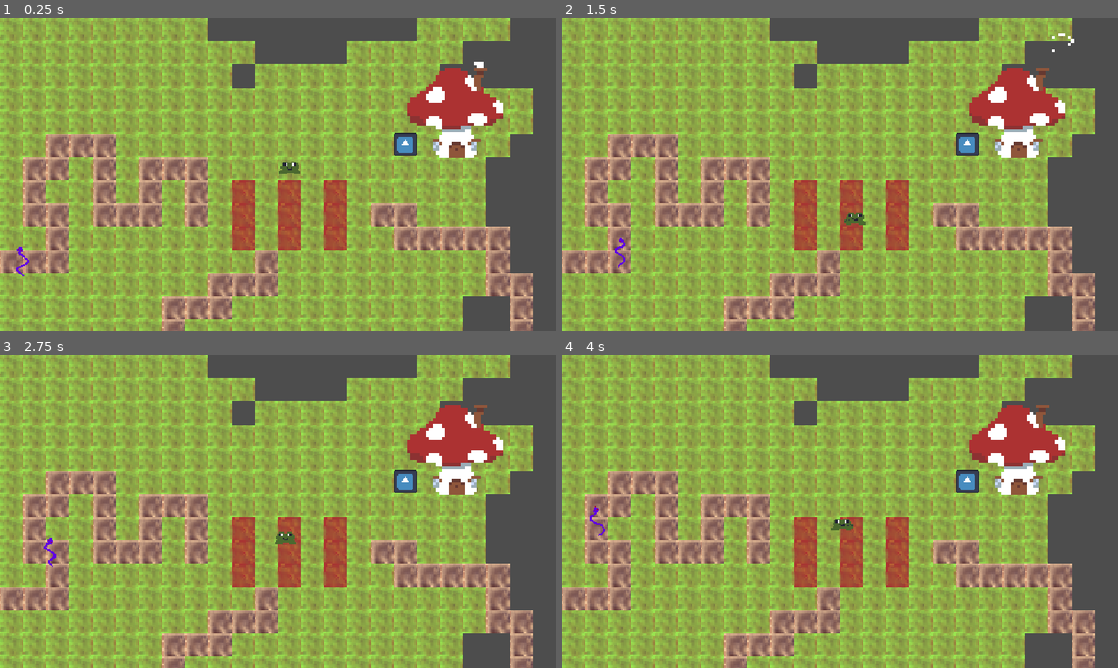
Above: before the commit, frames 1-4 (two rows, left to right).
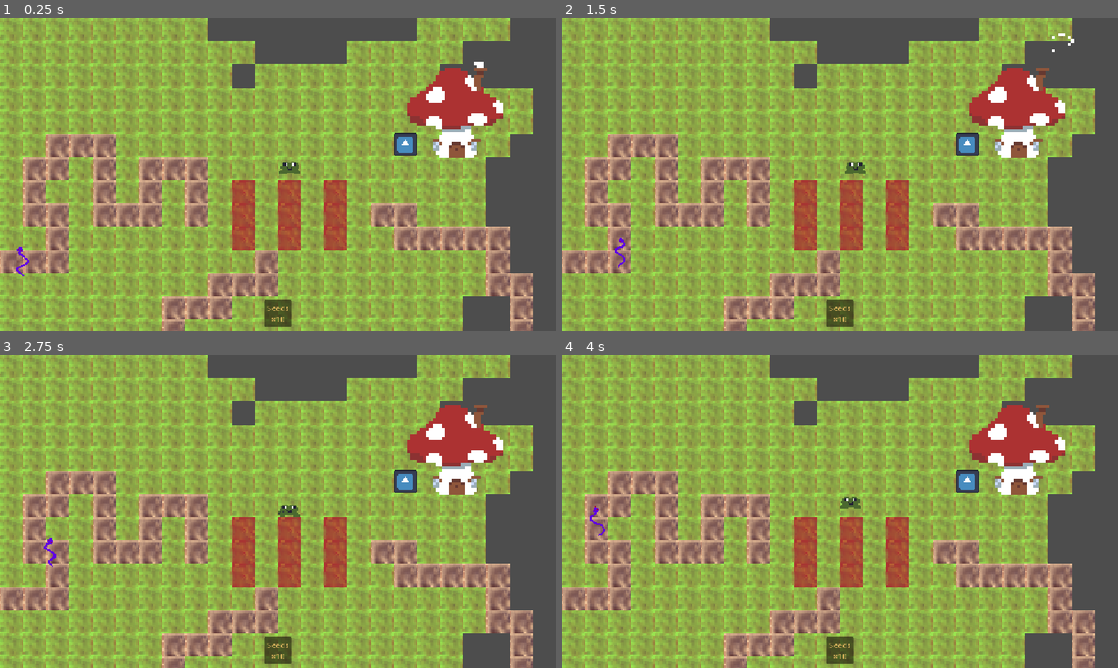
Above: after the commit, the same moments.

Repository: KennySchank/tomato-jam-26
Game: Godot game, scene res://scenes/main.tscn
The game is run twice, just before and just after one commit, with the same random seed, the same clock (stepped at 60 frames per second) and the same inputs. The engine's default icon, where the game draws it, is replaced by a stand-in: a white triangle on a blue panel in a dark square.
Inputs (mouse positions are in pixels of both pictures, inside the frame that each line leads up to):
- Up to frame 1 (0.25 s): no input
- Up to frame 2 (1.5 s): click (840, 312) at 0.5 s, where only the run after the commit has a clickable "Seeds ×10"; tap Enter (ui_accept) at 1.25 s; move the mouse to (962, 158) at 1.27 s; hold Right (ui_right) from 1.28 s (still down); tap 1 at 1.35 s; click (962, 158) at 1.42 s
- Up to frame 3 (2.75 s): tap Enter (ui_accept) at 1.52, 1.82 s; release Right (ui_right) at 2 s; drag from (166, 527) to (405, 480) at 2.02 s
- Up to frame 4 (4 s): move the mouse to (895, 442) at 2.77 s; hold Right (ui_right) 2.78-3.5 s; tap 1 at 2.85 s; click (895, 442) at 2.92 s; drag from (812, 574) to (673, 464) at 3.52 s

The runs differ from the first frame. In frame 1, 0.4% of the frame differs, in the area x 47-53%, y 90-99%; in frame 2, 0.7%, in the area x 47-55%, y 46-99%; in frame 3, 0.7%; in frame 4, 0.7%.

Commit message:
Add inventory UI and slot management features

Diff:
--- /dev/null
+++ b/inventory_slot.gd
@@ -0,0 +1,30 @@
+extends Button
+
+var inventory_name := ""
+var slot_index := -1
+var item: Dictionary = {}
+var drop_handler: Callable
+
+func setup(source_inventory: String, source_index: int, slot_item: Dictionary, handler: Callable) -> void:
+	inventory_name = source_inventory
+	slot_index = source_index
+	item = slot_item
+	drop_handler = handler
+
+func _get_drag_data(_at_position: Vector2) -> Variant:
+	if item.is_empty():
+		return null
+
+	var preview := Button.new()
+	preview.custom_minimum_size = custom_minimum_size
+	preview.text = text
+	preview.mouse_filter = Control.MOUSE_FILTER_IGNORE
+	set_drag_preview(preview)
+	return {"inventory_name": inventory_name, "index": slot_index}
+
+func _can_drop_data(_at_position: Vector2, data: Variant) -> bool:
+	return data is Dictionary and data.has("inventory_name") and data.has("index")
+
+func _drop_data(_at_position: Vector2, data: Variant) -> void:
+	if drop_handler.is_valid():
+		drop_handler.call(data["inventory_name"], int(data["index"]), inventory_name, slot_index)
--- a/inventory_ui.gd
+++ b/inventory_ui.gd
@@ -1,76 +1,30 @@
 extends CanvasLayer
 
+const INVENTORY_SLOT_SCENE := preload("res://inventory_slot.gd")
 const SLOT_SIZE := Vector2(56, 56)
 const SLOT_COLOR := Color("263247")
 const SELECTED_COLOR := Color("f3c969")
+const TOOLBAR_SLOT_COUNT := 8
 
-var chest_window: PanelContainer
-var frog_slots: HBoxContainer
-var toolbar_slots: HBoxContainer
-var chest_slots: GridContainer
 var selected_source := ""
 var selected_index := -1
+var selected_frog_slot := 0
 
 @onready var chest: Area2D = get_parent().get_node("Chest")
 @onready var player: Node2D = get_parent().get_node("Player")
 @onready var game_state: Node = get_node("/root/GameState")
+@onready var toolbar_slots: HBoxContainer = $InventoryToolbar/Scroll/Center/ToolbarSlots
+@onready var chest_window: PanelContainer = $ChestWindow
+@onready var frog_slots: HBoxContainer = $ChestWindow/Margin/Column/FrogSlots
+@onready var chest_slots: GridContainer = $ChestWindow/Margin/Column/ChestSlots
 
 func _ready() -> void:
-	_build_toolbar()
-	_build_chest_window()
 	game_state.inventory_changed.connect(_refresh)
 	_refresh()
 
 func _process(_delta: float) -> void:
 	if chest_window.visible and not chest.can_player_interact(player):
 		chest_window.hide()
-
-func _build_toolbar() -> void:
-	var panel := PanelContainer.new()
-	panel.position = Vector2(0, 648)
-	panel.size = Vector2(1152, 72)
-	panel.name = "InventoryToolbar"
-	add_child(panel)
-	var center := CenterContainer.new()
-	panel.add_child(center)
-	toolbar_slots = HBoxContainer.new()
-	toolbar_slots.add_theme_constant_override("separation", 8)
-	center.add_child(toolbar_slots)
-
-func _build_chest_window() -> void:
-	chest_window = PanelContainer.new()
-	chest_window.position = Vector2(300, 120)
-	chest_window.size = Vector2(552, 390)
-	chest_window.name = "ChestWindow"
-	chest_window.hide()
-	add_child(chest_window)
-
-	var margin := MarginContainer.new()
-	margin.add_theme_constant_override("margin_left", 20)
-	margin.add_theme_constant_override("margin_top", 16)
-	margin.add_theme_constant_override("margin_right", 20)
-	margin.add_theme_constant_override("margin_bottom", 16)
-	chest_window.add_child(margin)
-	var column := VBoxContainer.new()
-	margin.add_child(column)
-	var title := Label.new()
-	title.text = "Chest"
-	title.horizontal_alignment = HORIZONTAL_ALIGNMENT_CENTER
-	column.add_child(title)
-	var hint := Label.new()
-	hint.text = "Click a slot, then click another slot to move or swap items."
-	hint.horizontal_alignment = HORIZONTAL_ALIGNMENT_CENTER
-	column.add_child(hint)
-	frog_slots = HBoxContainer.new()
-	frog_slots.alignment = BoxContainer.ALIGNMENT_CENTER
-	column.add_child(frog_slots)
-	var separator := HSeparator.new()
-	column.add_child(separator)
-	chest_slots = GridContainer.new()
-	chest_slots.columns = 6
-	chest_slots.add_theme_constant_override("h_separation", 8)
-	chest_slots.add_theme_constant_override("v_separation", 8)
-	column.add_child(chest_slots)
 
 func open_chest() -> void:
 	selected_source = ""
@@ -81,6 +35,11 @@
 func _unhandled_input(event: InputEvent) -> void:
 	if event.is_action_pressed("ui_cancel"):
 		chest_window.hide()
+		return
+	if event is InputEventKey and event.pressed and not event.echo:
+		var slot: int = event.keycode - KEY_1
+		if slot >= 0 and slot < TOOLBAR_SLOT_COUNT and slot < game_state.frog_inventory.size():
+			_select_frog_slot(slot)
 
 func _refresh() -> void:
 	if not is_node_ready():
@@ -92,7 +51,8 @@
 	_clear(toolbar_slots)
 	for index in game_state.frog_inventory.size():
 		_add_slot(frog_slots, "frog", index, game_state.frog_inventory[index])
-		_add_slot(toolbar_slots, "frog", index, game_state.frog_inventory[index])
+		if index < TOOLBAR_SLOT_COUNT:
+			_add_slot(toolbar_slots, "frog", index, game_state.frog_inventory[index])
 	for index in game_state.chest_inventory.size():
 		_add_slot(chest_slots, "chest", index, game_state.chest_inventory[index])
 
@@ -101,14 +61,15 @@
 		child.queue_free()
 
 func _add_slot(container: Container, inventory_name: String, index: int, item: Dictionary) -> void:
-	var button := Button.new()
+	var button := INVENTORY_SLOT_SCENE.new()
 	button.custom_minimum_size = SLOT_SIZE
 	button.focus_mode = Control.FOCUS_NONE
-	button.modulate = SELECTED_COLOR if selected_source == inventory_name and selected_index == index else Color.WHITE
+	button.modulate = SELECTED_COLOR if inventory_name == "frog" and index == selected_frog_slot else Color.WHITE
 	button.text = _item_text(item)
 	if not item.is_empty() and item.get("id") == game_state.CHEST_ITEM_ID:
 		button.icon = load("res://icon.svg")
 		button.expand_icon = true
+	button.setup(inventory_name, index, item, _on_item_dropped)
 	button.pressed.connect(_on_slot_pressed.bind(inventory_name, index))
 	container.add_child(button)
 
@@ -124,6 +85,9 @@
 	return item_id
 
 func _on_slot_pressed(inventory_name: String, index: int) -> void:
+	if inventory_name == "frog":
+		_select_frog_slot(index)
+
 	if selected_source.is_empty():
 		var inventory: Array[Dictionary] = game_state.frog_inventory if inventory_name == "frog" else game_state.chest_inventory
 		if not inventory[index].is_empty():
@@ -140,3 +104,19 @@
 	selected_source = ""
 	selected_index = -1
 	_refresh()
+
+func _select_frog_slot(index: int) -> void:
+	if index < 0 or index >= game_state.frog_inventory.size():
+		return
+	selected_frog_slot = index
+	_refresh()
+
+func _on_item_dropped(source: String, source_index: int, destination: String, destination_index: int) -> void:
+	if source == destination and source_index == destination_index:
+		return
+	if game_state.move_item(source, source_index, destination, destination_index):
+		if destination == "frog":
+			_select_frog_slot(destination_index)
+		else:
+			selected_source = ""
+			selected_index = -1
--- a/main.gd
+++ b/main.gd
@@ -25,6 +25,7 @@
 @onready var chest: Area2D = $Chest
 @onready var highlight: InteractableHighlight = $InteractableHighlight
 @onready var game_state: Node = get_node("/root/GameState")
+@onready var inventory_ui: CanvasLayer = $InventoryUI
 
 func _ready() -> void:
 	var start_cell := map.local_to_map(map.to_local(PLOT_CENTER))
@@ -197,7 +198,7 @@
 		return
 	if not _is_plantable(tile):
 		return
-	if not game_state.consume_frog_item(0):
+	if not game_state.consume_frog_item(inventory_ui.selected_frog_slot):
 		return
 
 	var plant := PLANT_SCENE.instantiate()
--- a/opencode.json
+++ /dev/null
@@ -1,13 +0,0 @@
-{
-  "$schema": "https://opencode.ai/config.json",
-  "mcp": {
-    "godot-mcp-toolkit": {
-      "type": "local",
-      "command": ["npx", "-y", "@npgamedev/godot-mcp-server"],
-      "enabled": true,
-      "environment": {
-        "GODOT_MCP_CONFIG_VERSION": "1"
-      }
-    }
-  }
-}
--- /dev/null
+++ b/scenes/inventory_ui.tscn
@@ -0,0 +1,75 @@
+[gd_scene load_steps=4 format=3]
+
+[ext_resource type="Script" path="res://inventory_ui.gd" id="1_inventory_ui"]
+
+[sub_resource type="StyleBoxEmpty" id="StyleBoxEmpty_inventory"]
+
+[sub_resource type="StyleBoxEmpty" id="StyleBoxEmpty_chest"]
+
+[node name="InventoryUI" type="CanvasLayer"]
+script = ExtResource("1_inventory_ui")
+
+[node name="InventoryToolbar" type="PanelContainer" parent="."]
+layout_mode = 3
+anchors_preset = 12
+anchor_top = 1.0
+anchor_right = 1.0
+anchor_bottom = 1.0
+offset_top = -72.0
+grow_horizontal = 2
+grow_vertical = 0
+theme_override_styles/panel = SubResource("StyleBoxEmpty_inventory")
+
+[node name="Scroll" type="ScrollContainer" parent="InventoryToolbar"]
+layout_mode = 2
+horizontal_scroll_mode = 1
+
+[node name="Center" type="CenterContainer" parent="InventoryToolbar/Scroll"]
+custom_minimum_size = Vector2(0, 72)
+layout_mode = 2
+size_flags_horizontal = 3
+
+[node name="ToolbarSlots" type="HBoxContainer" parent="InventoryToolbar/Scroll/Center"]
+layout_mode = 2
+theme_override_constants/separation = 8
+
+[node name="ChestWindow" type="PanelContainer" parent="."]
+visible = false
+offset_left = 300.0
+offset_top = 120.0
+offset_right = 852.0
+offset_bottom = 510.0
+theme_override_styles/panel = SubResource("StyleBoxEmpty_chest")
+
+[node name="Margin" type="MarginContainer" parent="ChestWindow"]
+layout_mode = 2
+theme_override_constants/margin_left = 20
+theme_override_constants/margin_top = 16
+theme_override_constants/margin_right = 20
+theme_override_constants/margin_bottom = 16
+
+[node name="Column" type="VBoxContainer" parent="ChestWindow/Margin"]
+layout_mode = 2
+
+[node name="Title" type="Label" parent="ChestWindow/Margin/Column"]
+layout_mode = 2
+text = "Chest"
+horizontal_alignment = 1
+
+[node name="Hint" type="Label" parent="ChestWindow/Margin/Column"]
+layout_mode = 2
+text = "Drag items between slots, or click slots to move or swap items."
+horizontal_alignment = 1
+
+[node name="FrogSlots" type="HBoxContainer" parent="ChestWindow/Margin/Column"]
+layout_mode = 2
+alignment = 1
+
+[node name="Separator" type="HSeparator" parent="ChestWindow/Margin/Column"]
+layout_mode = 2
+
+[node name="ChestSlots" type="GridContainer" parent="ChestWindow/Margin/Column"]
+layout_mode = 2
+columns = 6
+theme_override_constants/h_separation = 8
+theme_override_constants/v_separation = 8
--- a/scenes/main.tscn
+++ b/scenes/main.tscn
@@ -6,7 +6,7 @@
 [ext_resource type="Texture2D" uid="uid://sr5va3nbm3lx" path="res://assets/frog.png" id="4_frog"]
 [ext_resource type="PackedScene" uid="uid://bhx1nsqac3jqa" path="res://scenes/frog_house.tscn" id="5_tbgi4"]
 [ext_resource type="PackedScene" uid="uid://ber4664758ss8" path="res://scenes/chest.tscn" id="6_chest"]
-[ext_resource type="Script" uid="uid://c7dj6xbp33leg" path="res://inventory_ui.gd" id="7_inventory_ui"]
+[ext_resource type="PackedScene" path="res://scenes/inventory_ui.tscn" id="7_inventory_ui"]
 [ext_resource type="Script" path="res://interactable_highlight.gd" id="8_highlight"]
 
 [sub_resource type="TileSetAtlasSource" id="TileSetAtlasSource_tbgi4"]
@@ -112,7 +112,6 @@
 [node name="InteractableHighlight" type="Node2D" parent="."]
 script = ExtResource("8_highlight")
 
-[node name="InventoryUI" type="CanvasLayer" parent="." unique_id=753763620]
-script = ExtResource("7_inventory_ui")
+[node name="InventoryUI" parent="." unique_id=753763620 instance=ExtResource("7_inventory_ui")]
 
 [connection signal="opened" from="Chest" to="InventoryUI" method="open_chest"]
Not shown, added: inventory_slot.gd.uid
